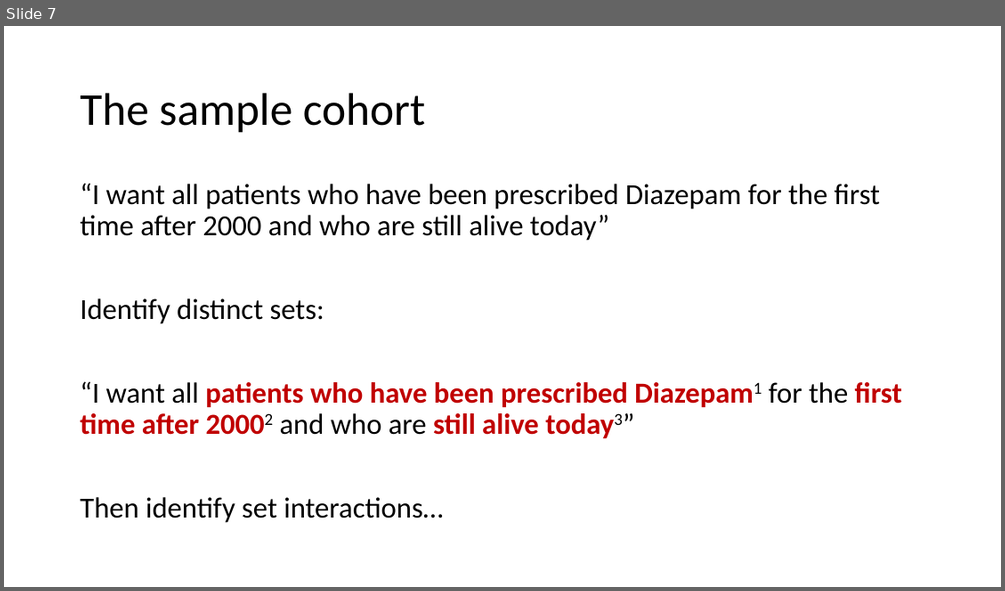
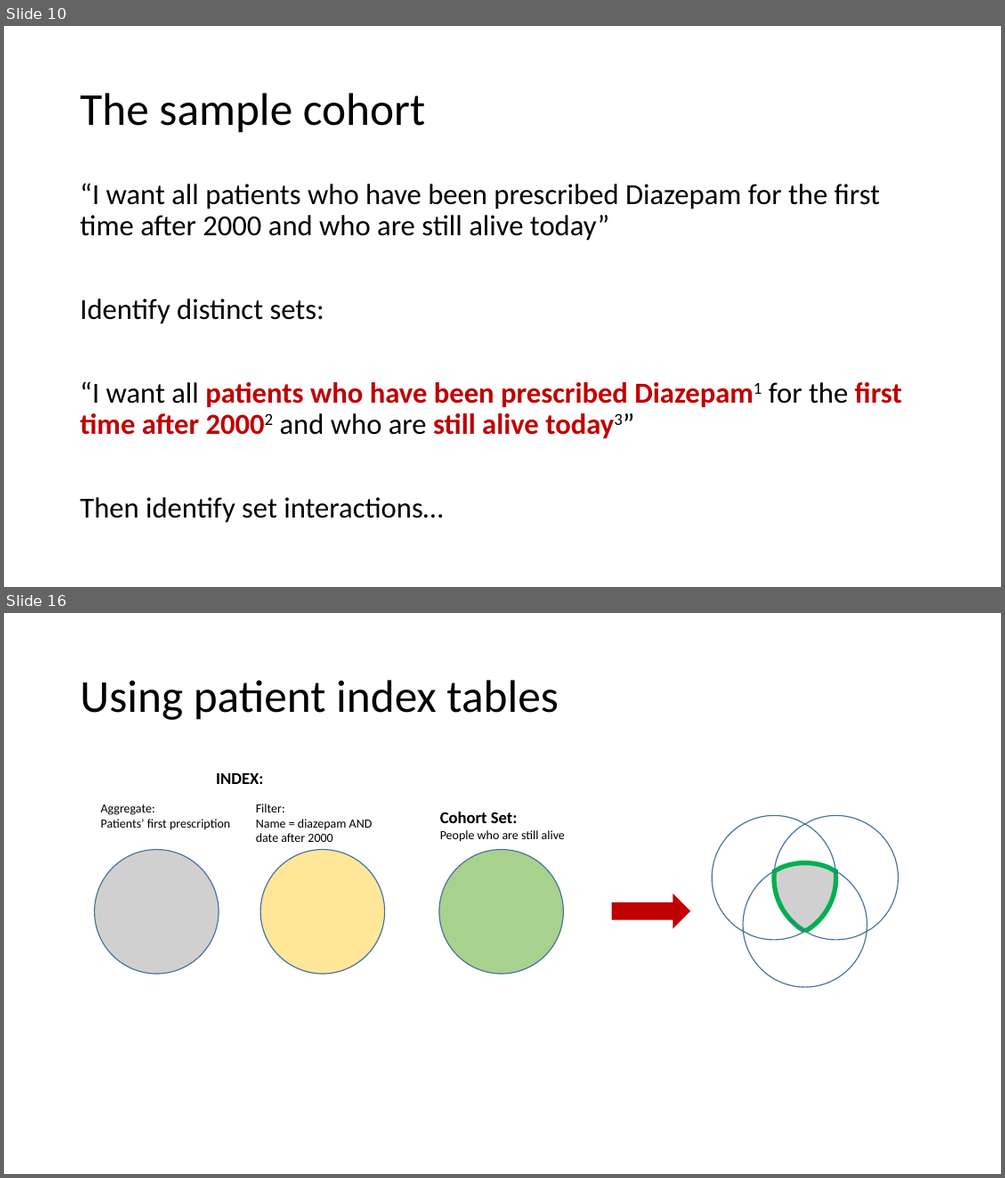
Before and after one commit to HicServices/RDMP, a slide deck: Documentation/Training/CohortBuilder.pptx. Shown one above the other, each under a label of ours: slide 7 before the commit, slides 10 and 16 after it; the slides between them are not shown. The pictures are 1005x591 and 1005x1178 pixels, drawn with LibreOffice and Linux fonts; fonts in the diff are those of the drawing; grey boxes stand for pictures. Boxes give left, top, right and bottom in pixels: in the first picture for what was removed or moved away, otherwise in the second. Text is boxed around its words. In the diff, an @@ line names an element or a change of style, - is before the commit and + after.

Commit message:
Added patient index table example.

```diff
--- a/Documentation/Training/CohortBuilder.pptx
+++ b/Documentation/Training/CohortBuilder.pptx
@@ slide 16 added at box(4, 613, 1001, 1174), background #FFFFFF @@
@@ title added at box(80, 680, 558, 720), 44 pt, text #000000 @@
+Using patient index tables
@@ text added at box(216, 773, 263, 784), 16 pt, text #000000, bold @@
+INDEX:
@@ text added at box(101, 804, 230, 830), 12 pt, text #000000 @@
+Aggregate:
+Patients’ first prescription
@@ text added at box(256, 803, 372, 842), 12 pt, text #000000 @@
+Filter:
+Name = diazepam AND date after 2000
@@ text added at box(440, 811, 565, 842), 12 pt, text #000000 @@
+Cohort Set:
+People who are still alive
@@ picture added at box(95, 850, 218, 973) @@
@@ ellipse added at box(260, 850, 385, 973), fill #FFE699, outline #43739E 1 pt @@
@@ ellipse added at box(439, 850, 563, 973), fill #A9D18E, outline #43739E 1 pt @@
@@ down arrow added at box(612, 893, 690, 929), fill #C00000 @@
@@ group added at box(712, 816, 898, 987): 5 freeform shapes, 1 picture @@
@@ what was slide 7 is now slide 10 @@
```
Also in this commit, not shown: 4 slides changed, 9 other slides added, 1 slide removed.
